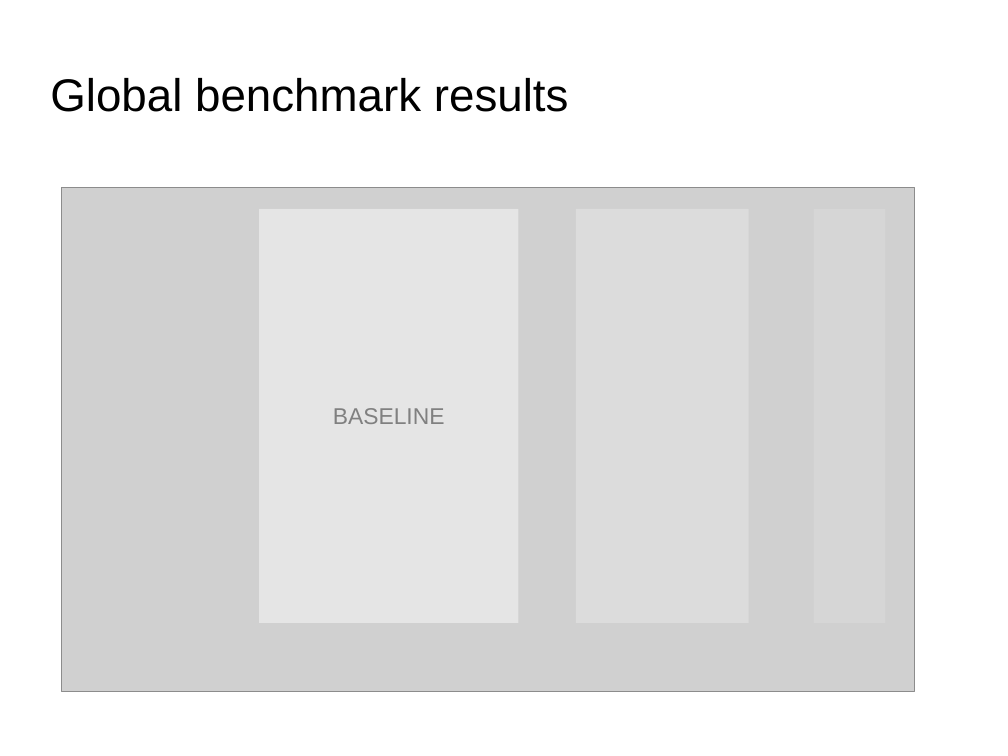
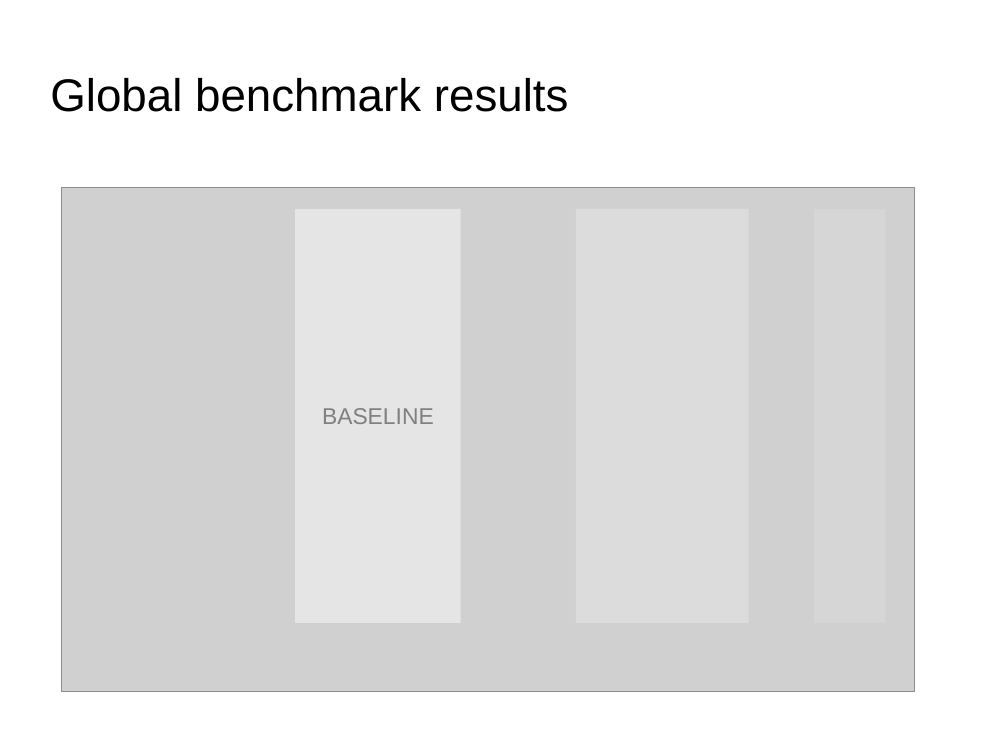
Before and after one commit to dataforcast/OC_Datascientist, a slide deck: slide 50 of P6/report/Openclassrooms_ParcoursDatascientist_P6-V1.odp (slide 44 before the commit). Drawn at 1008x756 pixels with LibreOffice and Linux fonts; fonts in the diff are those of the drawing; grey boxes stand for pictures; background and template pictures are left out. Boxes give left, top, right and bottom in pixels: in the first picture for what was removed or moved away, otherwise in the second. Text is boxed around its words. In the diff, an @@ line names an element or a change of style, - is before the commit and + after.

```diff
--- a/P6/report/Openclassrooms_ParcoursDatascientist_P6-V1.odp
+++ b/P6/report/Openclassrooms_ParcoursDatascientist_P6-V1.odp
@@ rectangle "BASELINE": place and size @@
-rectangle "BASELINE" at (259, 209, 518, 623)
+rectangle "BASELINE" at (295, 209, 461, 623)
```
Also in this commit, not shown: 23 other slides changed, 6 slides added, 12 other files.
